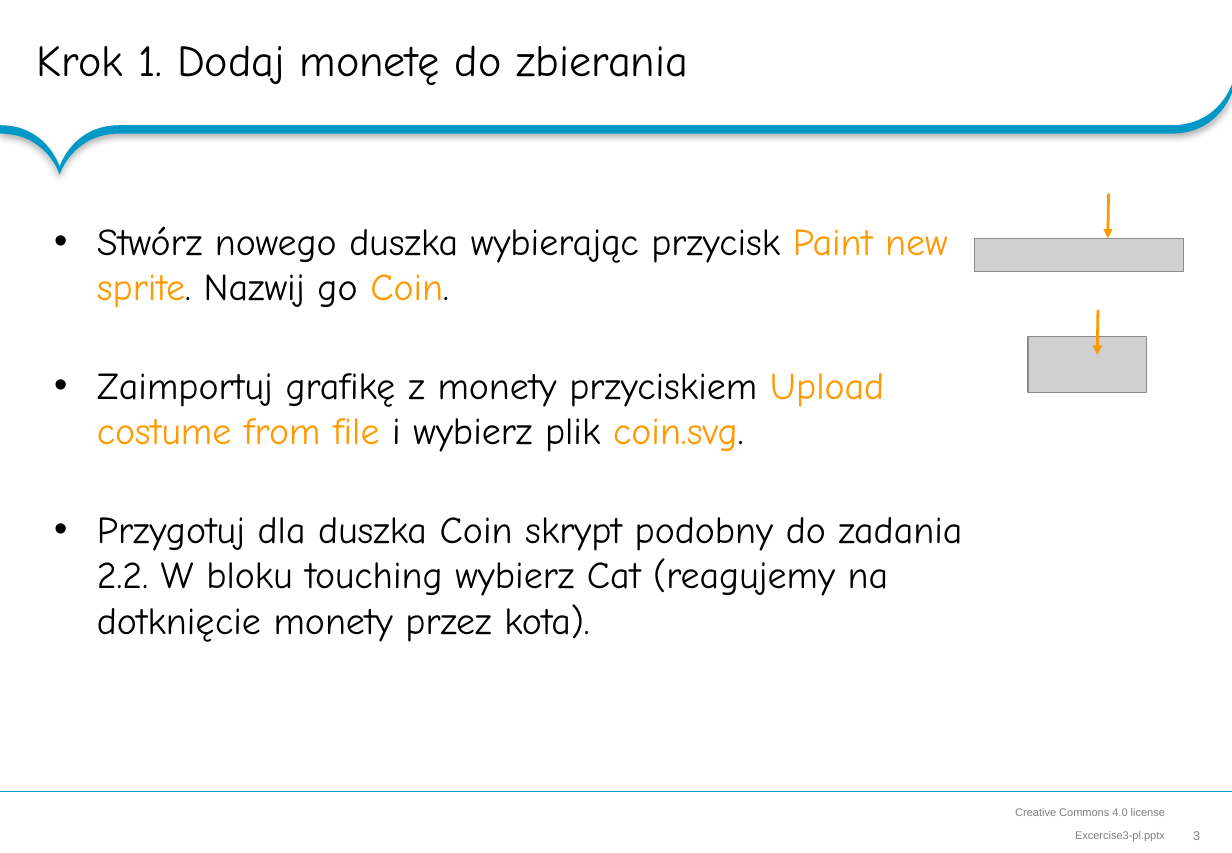
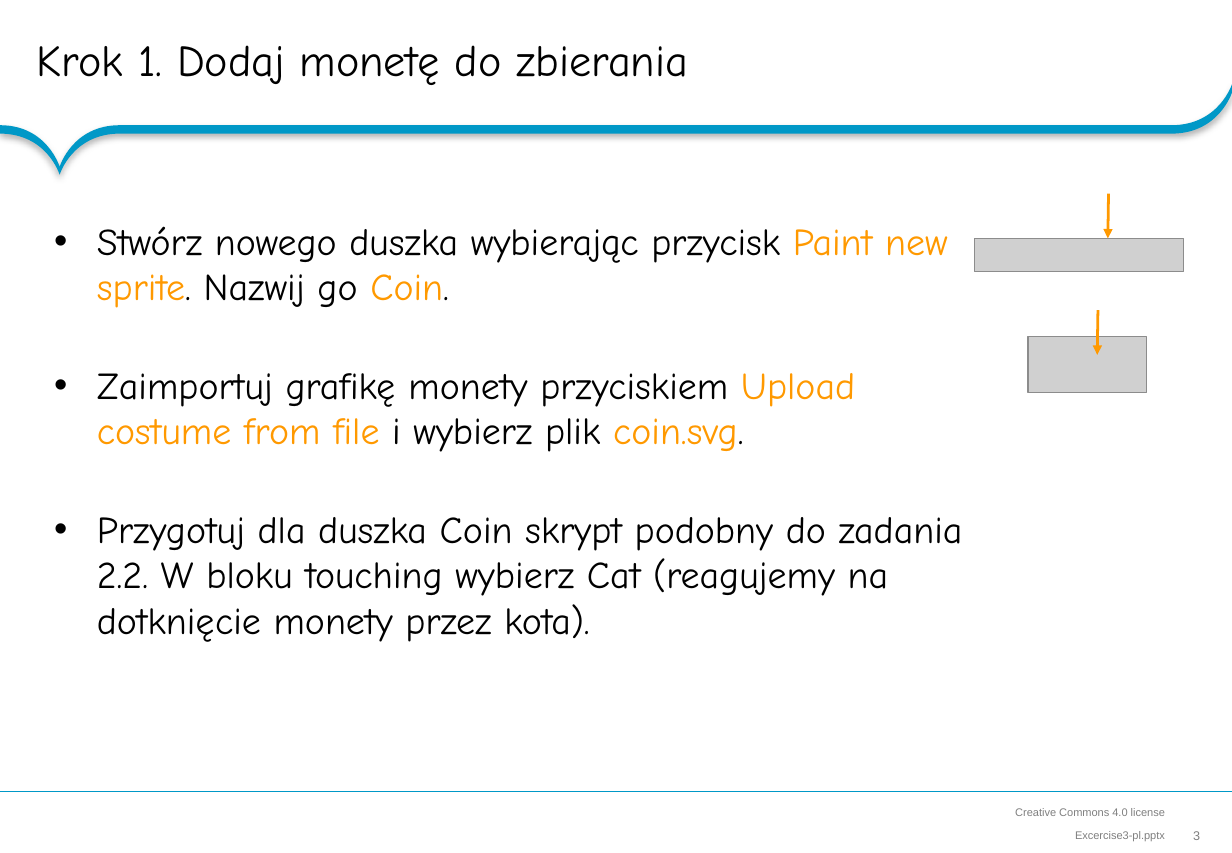
Before and after one commit to RoboCap/scratch, a slide deck: slide 3 of hands-on-lab/Excercise3-pl.pptx. Drawn at 1232x853 pixels with LibreOffice and Linux fonts; fonts in the diff are those of the drawing; grey boxes stand for pictures; background and template pictures are left out. Boxes give left, top, right and bottom in pixels: in the first picture for what was removed or moved away, otherwise in the second. Text is boxed around its words. In the diff, an @@ line names an element or a change of style, - is before the commit and + after.

```diff
--- a/hands-on-lab/Excercise3-pl.pptx
+++ b/hands-on-lab/Excercise3-pl.pptx
@@ text at (97,373,855,452): text changed @@
-• Zaimportuj grafikę z monety przyciskiem Upload costume from file i wybierz plik coin.svg.
+• Zaimportuj grafikę monety przyciskiem Upload costume from file i wybierz plik coin.svg.
```
Also in this commit, not shown: 3 other slides changed, 2 other files.
